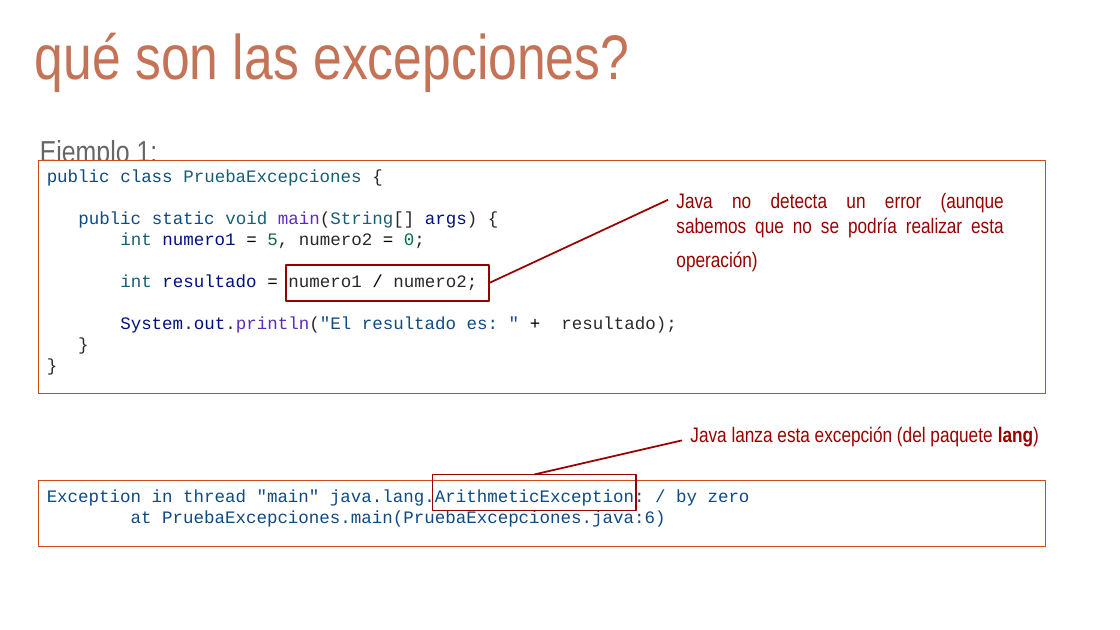
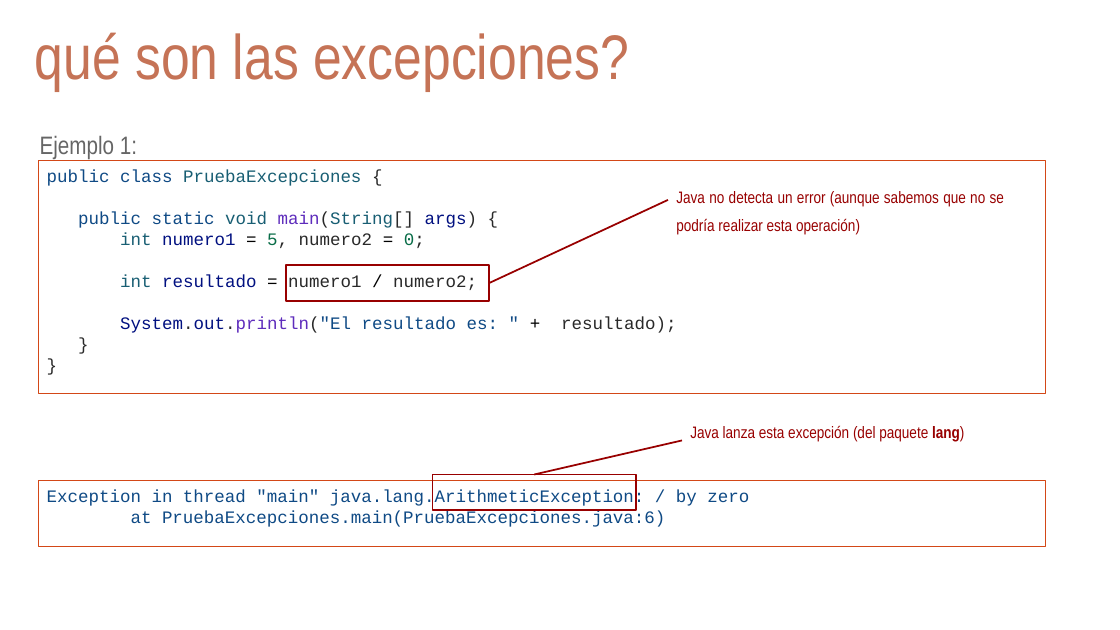
Before and after one commit to arturoblasco/PROG23, a slide deck: slide 3 of UD03/ud03_excepciones.pptx. Drawn at 1120x630 pixels with LibreOffice and Linux fonts; fonts in the diff are those of the drawing; background and template pictures are left out. Boxes give left, top, right and bottom in pixels: in the first picture for what was removed or moved away, otherwise in the second. Text is boxed around its words. In the diff, an @@ line names an element or a change of style, - is before the commit and + after.

```diff
--- a/UD03/ud03_excepciones.pptx
+++ b/UD03/ud03_excepciones.pptx
@@ text "Ejemplo 1:" at (x1=40, y1=136, x2=137, y2=159): size 26 to 21.6 pt @@
@@ text "public class PruebaExcepciones {" at (x1=39, y1=161, x2=1046, y2=394): outline #D34817 0.75 pt to #D34817 0.74 pt @@
@@ text "Java no detecta un error ..." at (x1=676, y1=191, x2=1004, y2=235): size 18 to 14.2 pt @@
@@ text "Java lanza esta excepción (del ..." at (x1=690, y1=425, x2=964, y2=442): size 18 to 14.2 pt @@
@@ text "Exception in thread "main" java.lang.ArithmeticException: ..." at (x1=39, y1=481, x2=1046, y2=546): outline #D34817 0.75 pt to #D34817 0.74 pt @@
```
Also in this commit, not shown: 18 other slides changed, 2 other files.
